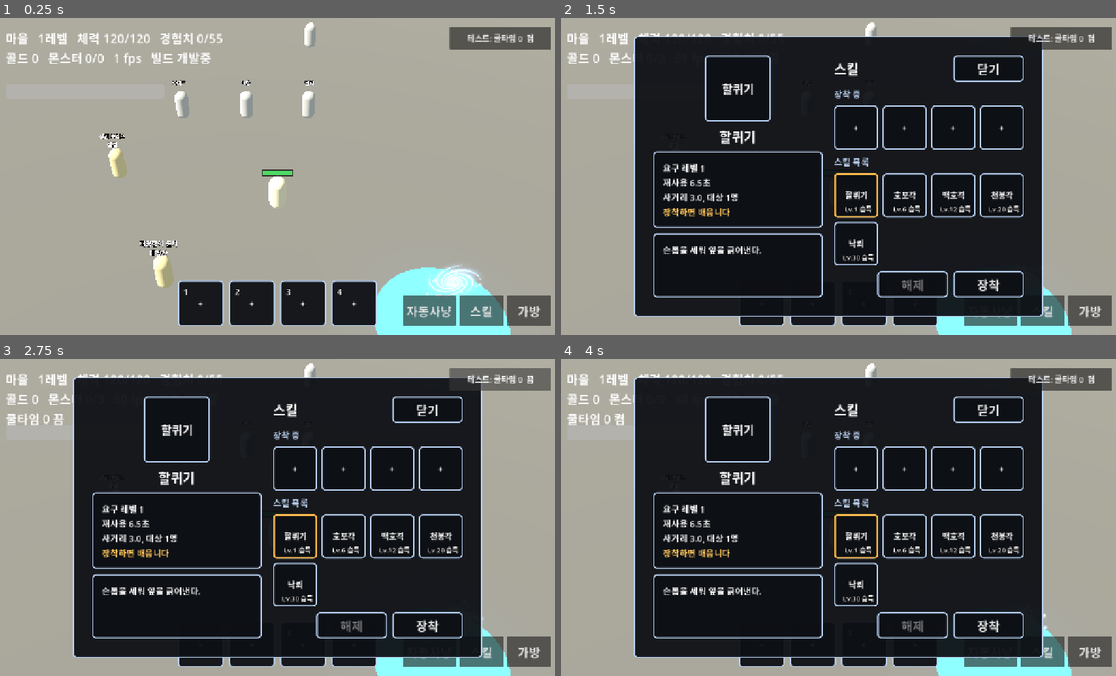
Above: before the commit, frames 1-4 (two rows, left to right).
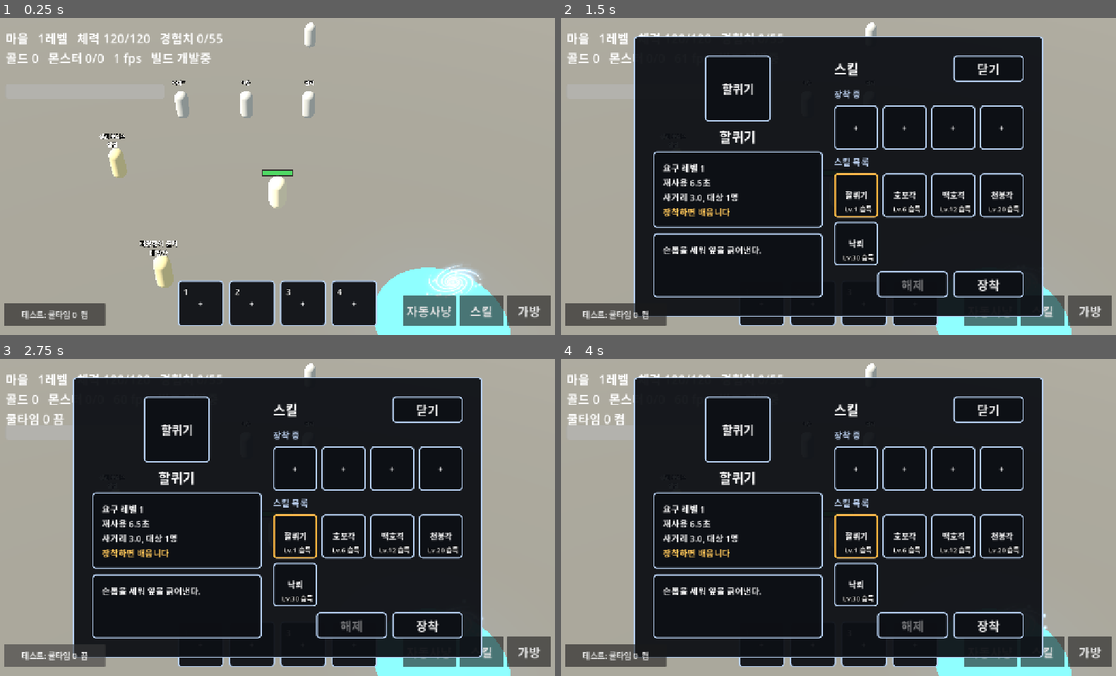
Above: after the commit, the same moments.

Repository: gogoalswo/MMORPG
Game: Godot game, scene res://main.tscn
The game is run twice, just before and just after one commit, with the same random seed, the same clock (stepped at 60 frames per second) and the same inputs.
Inputs (mouse positions are in pixels of both pictures, inside the frame that each line leads up to):
- Up to frame 1 (0.25 s): no input
- Up to frame 2 (1.5 s): click (760, 303) at 0.52 s; click "자동사냥" at 1.25 s
- Up to frame 3 (2.75 s): click "테스트: 쿨타임 0 켬" at 2 s
- Up to frame 4 (4 s): click "테스트: 쿨타임 0 끔" at 2.75 s; click "스킬" at 3.5 s

The runs differ from the first frame. In frame 1, 2.5% of the frame differs, in the area x 0-100%, y 2-98%; in frame 2, 2.1%; in frame 3, 2.1%; in frame 4, 2.1%.

Commit message:
레벨 잠금 해제 단추를 걷고 쿨타임 0 단추를 왼쪽 아래로 옮긴다
스위치 자체와 World 쪽 처리는 그대로다 — 레벨 잠금 해제는 skills.json 으로만 바꾼다.

Co-Authored-By: Claude Opus 5 <noreply@anthropic.com>

Diff:
--- a/godot/game/game.gd
+++ b/godot/game/game.gd
@@ -1147,7 +1147,7 @@
 	buttons.add_child(_skill_equip)
 
 
-## 테스트 스위치 단추 — 오른쪽 위. 누르면 World 에 요청하고, 글자는 표의 지금 값을 따른다
+## 테스트 스위치 단추 — 왼쪽 아래 (2026-09-19 에 오른쪽 위에서 옮겼다, 요청). 누르면 World 에 요청하고, 글자는 표의 지금 값을 따른다
 ## (`_refresh_switches`). 스위치를 없애면 이 단추들도 걷는다 → skills.md "테스트 스위치"
 ##
 ## **쿨타임 0 하나만 단다.** 레벨 잠금 해제 단추는 2026-09-19 에 걷었다 (요청).
@@ -1166,8 +1166,8 @@
 		column.add_child(button)
 		_switch_buttons[name] = button
 	_refresh_switches()
-	column.set_anchors_and_offsets_preset(Control.PRESET_TOP_RIGHT, Control.PRESET_MODE_MINSIZE, 20)
-	column.grow_horizontal = Control.GROW_DIRECTION_BEGIN
+	column.set_anchors_and_offsets_preset(Control.PRESET_BOTTOM_LEFT, Control.PRESET_MODE_MINSIZE, 20)
+	column.grow_vertical = Control.GROW_DIRECTION_BEGIN
 
 
 func _on_switch_pressed(name: String) -> void:
--- a/godot/net/local_transport.gd
+++ b/godot/net/local_transport.gd
@@ -47,6 +47,8 @@
 			_world.learn_skill(MY_ID, str(payload.get("skill", "")))
 		&"setSkillBar":
 			_world.set_skill_bar(MY_ID, payload.get("bar", []))
+		&"invincible":
+			_world.set_invincible(MY_ID, bool(payload.get("on", false)))
 		&"testSwitch":
 			_world.set_test_switch(str(payload.get("name", "")), bool(payload.get("on", false)))
 		&"skill":
--- a/godot/tests/ui_test.gd
+++ b/godot/tests/ui_test.gd
@@ -535,8 +535,10 @@
 		if read.call() != was:
 			_fail("%s 단추를 두 번 눌렀는데 원래대로 안 돌아온다" % name)
 	var corner: Rect2 = game._switch_buttons["cooldownOff"].get_global_rect()
-	if corner.end.x > 1280 or corner.position.y < 0 or corner.position.x < 640:
-		_fail("스위치 단추가 오른쪽 위가 아니다: %s" % corner)
+	if corner.position.x > 40 or corner.end.y > 720 or corner.end.y < 660:
+		_fail("스위치 단추가 왼쪽 아래가 아니다: %s" % corner)
+	if corner.intersects(game._bar_buttons[0].get_global_rect()):
+		_fail("스위치 단추가 퀵슬롯과 겹친다")
 	print("  테스트 스위치 단추 %d개: 켜고 끄기 확인 (%s)" % [game._switch_buttons.size(), corner])
 
 	# 새 문구 글자가 폰트에 있나 (부분집합이라 빠질 수 있다)
--- a/godot/world/world.gd
+++ b/godot/world/world.gd
@@ -146,6 +146,9 @@
 		"auto_x": float(spawn[0]),
 		"auto_z": float(spawn[1]),
 		"auto_target": "",
+		# --- 테스트: 무적 --- 켜면 몬스터에게 맞아도 HP 가 안 준다.
+		# 존을 옮겨도 유지한다 (테스트 중에 존마다 다시 켜면 번거롭다)
+		"invincible": bool(kept.get("invincible", false)),
 		# 잡을 것이 없을 때 서성이는 자리와 쉬는 시각
 		"auto_patrol_x": float(spawn[0]),
 		"auto_patrol_z": float(spawn[1]),
@@ -709,6 +712,8 @@
 func _hit_player(player: Dictionary, monster: Dictionary, attack: float = -1.0) -> void:
 	var power := float(monster.attack) if attack < 0.0 else attack
 	var damage := Combat.compute_damage(power, float(player.stats.defense))
+	if bool(player.get("invincible", false)):
+		damage = 0
 	player.hp = maxi(0, int(player.hp) - damage)
 	_events.append({
 		"type": "hit",
@@ -956,6 +961,15 @@
 	_events.append({"type": "notice", "text": "%s %s" % [label, "켬" if on else "끔"]})
 
 
+## 테스트용 무적. 맞는 판정·이벤트는 그대로 두고 피해만 0 으로 만든다 (`_hit_player`)
+func set_invincible(player_id: String, on: bool) -> void:
+	var player: Dictionary = _players.get(player_id, {})
+	if player.is_empty():
+		return
+	player.invincible = on
+	_events.append({"type": "notice", "text": "무적 %s" % ("켬" if on else "끔")})
+
+
 ## 액션바를 정한다. 배운 것만, 칸 수만큼만 올라간다
 func set_skill_bar(player_id: String, ids: Array) -> void:
 	var player: Dictionary = _players.get(player_id, {})
Not shown, changed: docs/features/skills.md
